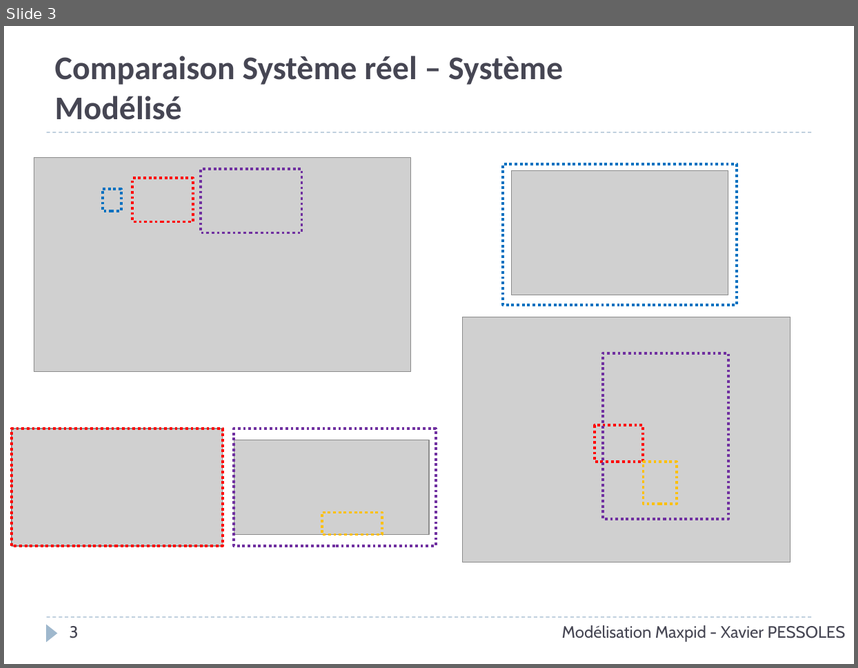
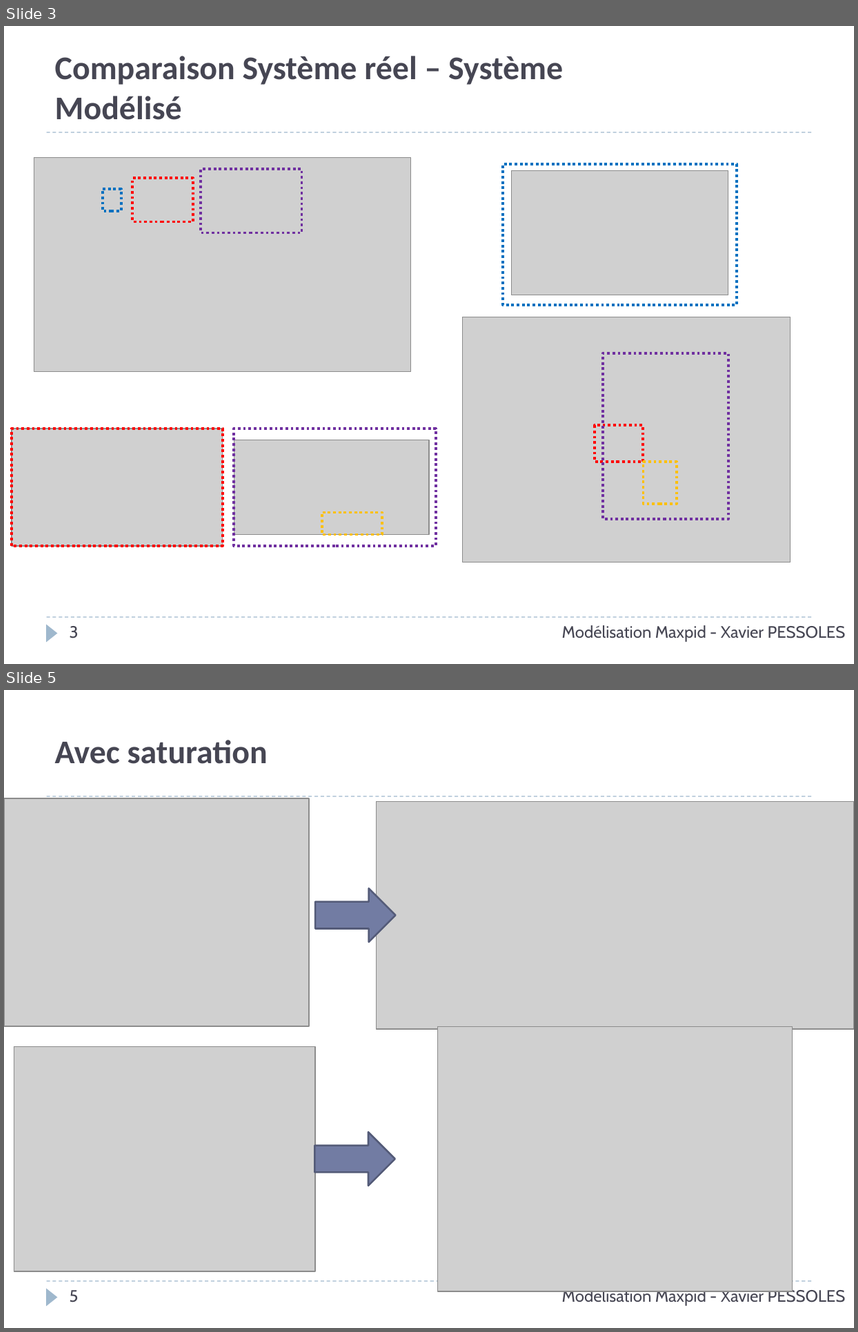
Before and after one commit to xpessoles/Cy_01_PSI_ModelisationLinNonLin, a slide deck: TP/TP_Maxpid_Corrige/Cy_01_TP_01_Maxpid_Corrige.pptx. Shown one above the other, each under a label of ours: slide 3 before the commit, slides 3 and 5 after it; the slides between them are not shown. The pictures are 858x668 and 858x1332 pixels, drawn with LibreOffice and Linux fonts; fonts in the diff are those of the drawing; grey boxes stand for pictures; background and template pictures are left out. Boxes give left, top, right and bottom in pixels: in the first picture for what was removed or moved away, otherwise in the second. Text is boxed around its words. In the diff, an @@ line names an element or a change of style, - is before the commit and + after.

```diff
--- a/TP/TP_Maxpid_Corrige/Cy_01_TP_01_Maxpid_Corrige.pptx
+++ b/TP/TP_Maxpid_Corrige/Cy_01_TP_01_Maxpid_Corrige.pptx
@@ slide 5 added at bbox=[4, 690, 854, 1328], background #FFFFFF; not listed: 3 template elements that a slide beside it also shows @@
@@ title added at bbox=[55, 740, 268, 764], 28 pt, text #464653, bold @@
+Avec saturation
@@ picture added at bbox=[4, 799, 309, 1027] @@
@@ picture added at bbox=[377, 801, 854, 1029] @@
@@ right arrow added at bbox=[315, 888, 396, 942], fill #727CA3, outline #545C79 1.5 pt @@
@@ picture added at bbox=[437, 1026, 792, 1290] @@
@@ picture added at bbox=[14, 1046, 315, 1270] @@
@@ right arrow added at bbox=[315, 1132, 396, 1185], fill #727CA3, outline #545C79 1.5 pt @@
@@ page number added at bbox=[70, 1290, 79, 1302], 14 pt, text #464653 @@
+5
@@ text added at bbox=[562, 1287, 846, 1305], 14 pt, text #464653 @@
+Modélisation Maxpid - Xavier PESSOLES
```
Also in this commit, not shown: 1 slide changed, 11 other files.
